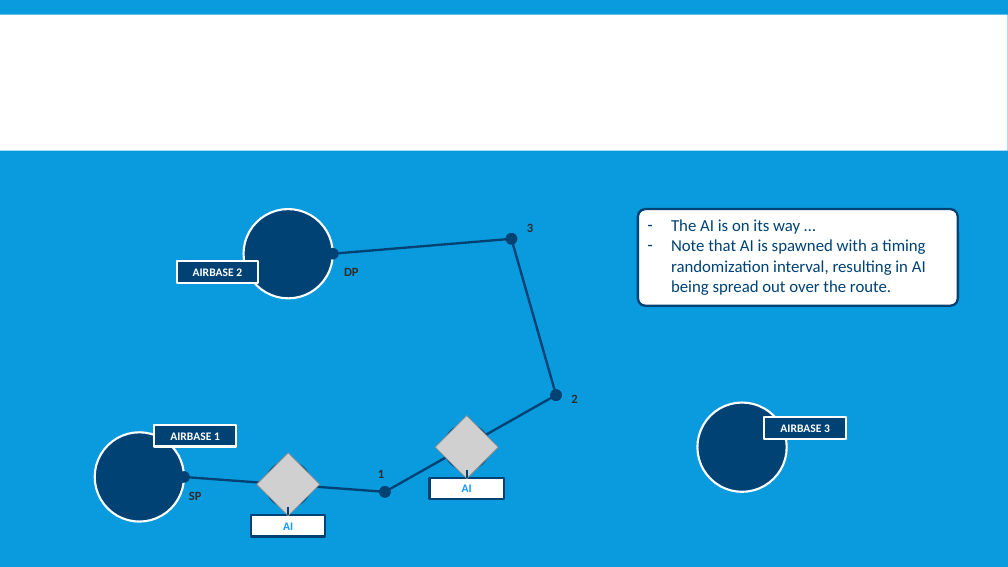
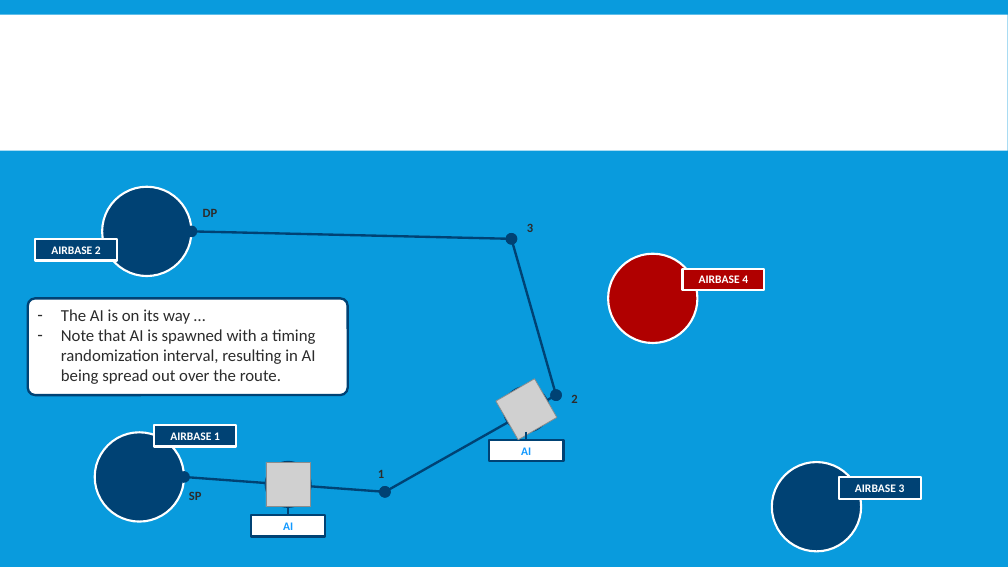
Before and after one commit to FlightControl-Master/MOOSE, a slide deck: slide 10 of Moose Training/Presentations/DCS World - MOOSE - AI Balancer.pptx (slide 9 before the commit). Drawn at 1008x567 pixels with LibreOffice and Linux fonts; fonts in the diff are those of the drawing; grey boxes stand for pictures; background and template pictures are left out. Boxes give left, top, right and bottom in pixels: in the first picture for what was removed or moved away, otherwise in the second. Text is boxed around its words. In the diff, an @@ line names an element or a change of style, - is before the commit and + after.

```diff
--- a/Moose Training/Presentations/DCS World - MOOSE - AI Balancer.pptx
+++ b/Moose Training/Presentations/DCS World - MOOSE - AI Balancer.pptx
@@ ellipse: place and size @@
-ellipse at [243,209,333,299]
+ellipse at [102,187,191,276]
@@ ellipse "DP": place and size @@
-ellipse "DP" at [333,261,370,284]
+ellipse "DP" at [191,202,228,225]
@@ rectangle "AIRBASE 2": place and size @@
-rectangle "AIRBASE 2" at [177,261,259,283]
+rectangle "AIRBASE 2" at [36,239,117,261]
@@ double arrow moved from (512, 239) - (333, 254) to (512, 239) - (191, 231) @@
@@ ellipse added at [608,254,697,343], fill #B00000, outline #FFFFFF 2 pt @@
@@ rectangle added at [683,268,765,290], fill #B00000, outline #FFFFFF 2 pt, 11 pt, text #FFFFFF, bold @@
+AIRBASE 4
@@ rounded rectangle "The AI is on its ...": place and size @@
-rounded rectangle "The AI is on its ..." at [638,209,958,306]
+rounded rectangle "The AI is on its ..." at [28,299,348,395]
@@ rounded rectangle "The AI is on its ..." at [28,299,348,395]: text colour #004274 to #2C2C2C @@
@@ picture at [496,379,557,440]: rotation 45 to 60 degrees @@
@@ 1 rectangle, 1 ellipse, 1 line: place and size @@
-1 rectangle, 1 ellipse, 1 line at [430,425,504,500]
+1 rectangle, 1 ellipse, 1 line at [489,387,563,462]
@@ picture at [266,462,311,507]: rotation 45 to 90 degrees @@
@@ ellipse: place and size @@
-ellipse at [698,402,787,492]
+ellipse at [772,462,861,551]
@@ rectangle "AIRBASE 3": place and size @@
-rectangle "AIRBASE 3" at [765,417,846,439]
+rectangle "AIRBASE 3" at [839,477,921,499]
```
Also in this commit, not shown: 11 other slides changed, 16 slides added, 12 slides removed, 31 other files.
